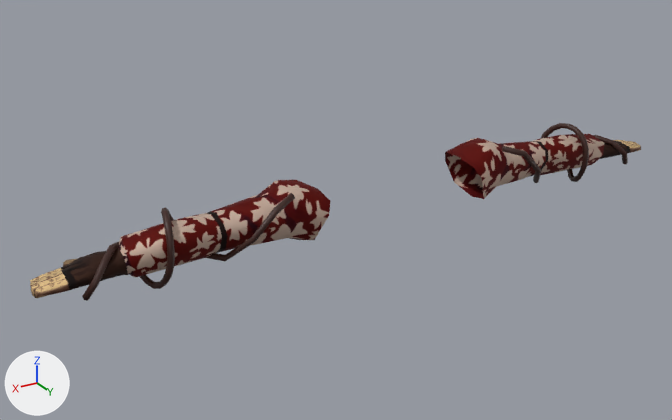
The FBX model Assets/PlayerCharacter/PlayerArms.fbx, before and after one commit.
Before and after are seen from a camera (50 mm lens) standing at (1.98, 2.89, 2.85) and looking at (0.2, -0.07, 1.37). Every picture has the same lights, and +X, +Y and +Z are marked at lower left. Where no turn or scale is listed for an object, it has been applied to the vertices.

In view in the first picture: 'NurbsPath', 'PlayerBracos'.
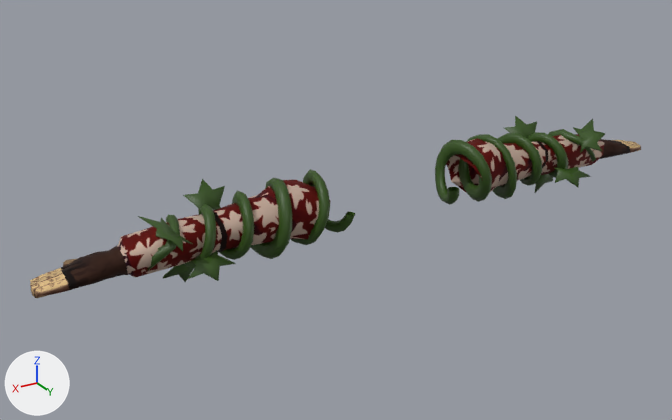
Changed parts and their boxes (x1, y1, x2, y2) in the pictures (672 x 420 px; the box of a moved part takes in the faces that stretch with it):
'PlayerBracos', reshaped, turned, rescaled
    before: (30, 134, 641, 298)
    after: (30, 116, 641, 298)
'NurbsPath', deleted
    before: (82, 123, 628, 301)
part 1 of me_meshweightpaiting, moved or reshaped
    before: (445, 134, 641, 199)
    after: (30, 180, 319, 298)
part 2 of me_meshweightpaiting, moved or reshaped
    before: (30, 180, 330, 298)
    after: (446, 134, 641, 193)
part 3 of me_meshweightpaiting, added (green)
    after: (138, 116, 605, 282)

The edits, one by one:
Material 'Material.005' (mat_material_005) is new.
Its base color is (0.0306, 0.0791, 0.00585) (dark green #314f12).
me_meshweightpaiting is used by ob_playerbracos; location (0.0, 0.0, 0.0); rotation (1.571, 0.0, 0.0), in degrees (90, 0, 0); scale (0.01, 0.01, 0.01).
me_meshweightpaiting had 680 vertices, 696 faces and spanned x -143.0..143.0, y 132.0..158.0, z -14.0..15.0.
me_meshweightpaiting now has 1816 vertices, 1864 faces and spans x -1.0..1.0, y 1.0..2.0, z 0.0.
me_meshweightpaiting part 1: the loose piece of 340 vertices spanning x -143.0..-33.0, y 132.0..158.0, z -14.0..15.0 is scaled about the mesh origin by (0.01, 0.00992, -0.01).
me_meshweightpaiting part 2: the loose piece of 340 vertices spanning x 34.0..143.0, y 132.0..157.0, z -14.0..15.0 is scaled about the mesh origin by (0.01, 0.01, -0.01).
me_meshweightpaiting part 3: 1136 vertices added at x -1.0..1.0, y 1.0..2.0, z 0.0.
me_meshweightpaiting now uses material mat_material_005 (dark green #314f12).
Object 'PlayerBracos' (ob_playerbracos) is rescaled from (0.01, 0.01, 0.01) to (1.0, 1.0, 1.0).
Object 'PlayerBracos' (ob_playerbracos) turns from (90, 0, 0) to (-90, -180, 0) degrees about x, y and z.
Object 'NurbsPath' (ob_nurbspath) is deleted.
